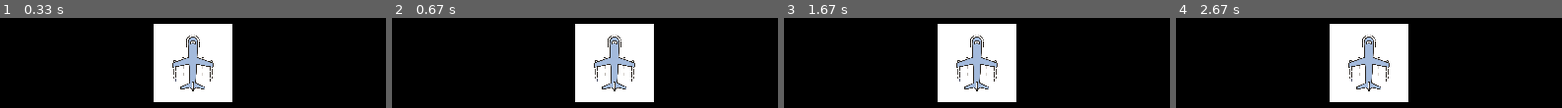
Above: before the commit, frames 1-4 (left to right).
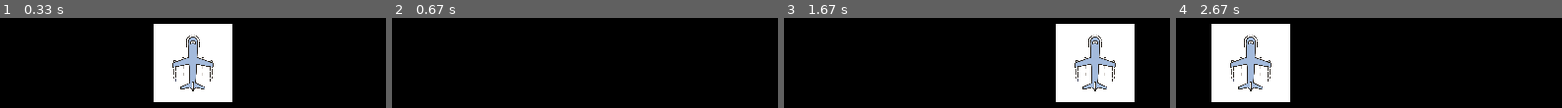
Above: after the commit, the same moments.

Repository: gykim93/KOR_IT_P_25_12
Game: pygame game, started from pygame/pygame_ex.py
Two runs of this game, one before a commit and one after it. Both use one fixed random seed, a clock stepped at 60 frames per second and the inputs below.
Inputs:
- Up to frame 1 (0.33 s): no input
- Up to frame 2 (0.67 s): hold Right from 0.33 s (still down)
- Up to frame 3 (1.67 s): release Right at 0.8 s; hold Left from 1.33 s (still down)
- Up to frame 4 (2.67 s): release Left at 1.87 s; hold Left 1.9-2.3 s; hold Right from 2.33 s (still down)

Frame 1 is identical in both runs. In frame 2, 18% of the frame differs, in the area x 47-68%, y 6-94%; in frame 3, 35%, in the area x 39-91%, y 6-94%; in frame 4, 35%.

Commit message:
이미지의 좌우 움직임을 부드럽게

Diff:
--- a/pygame/pygame_ex.py
+++ b/pygame/pygame_ex.py
@@ -31,8 +31,10 @@
 hero.change_size(80, 80)
 hero.x = round(size[0] / 2) - round(hero.width / 2)
 hero.y = size[1] - hero.height - 100
-hero.move = 30
+hero.move = 15
 k = 0
+left_move = False
+right_move = False
 # 4.이벤트
 system_exit = 0
 while system_exit == 0:
@@ -43,10 +45,19 @@
             system_exit = 1
         if event.type == pygame.KEYDOWN: # 키가 눌렸을 때
             if event.key == pygame.K_LEFT: # 방향키 왼쪽
-                hero.x -= hero.move
+                left_move = True
             if event.key == pygame.K_RIGHT: # 방향키 오른쪽
-                hero.x += hero.move
+                right_move = True
+        elif event.type == pygame.KEYUP:
+            if event.key == pygame.K_LEFT: # 방향키 왼쪽
+                left_move = False
+            if event.key == pygame.K_RIGHT: # 방향키 오른쪽
+                right_move = False
     # 변화(입력에 따른 변화, 시간에 따른 변화)
+    if left_move == True:
+        hero.x -= hero.move
+    elif right_move == True:
+        hero.x += hero.move
     k += 1
 
     # 전사작업(그리기)
